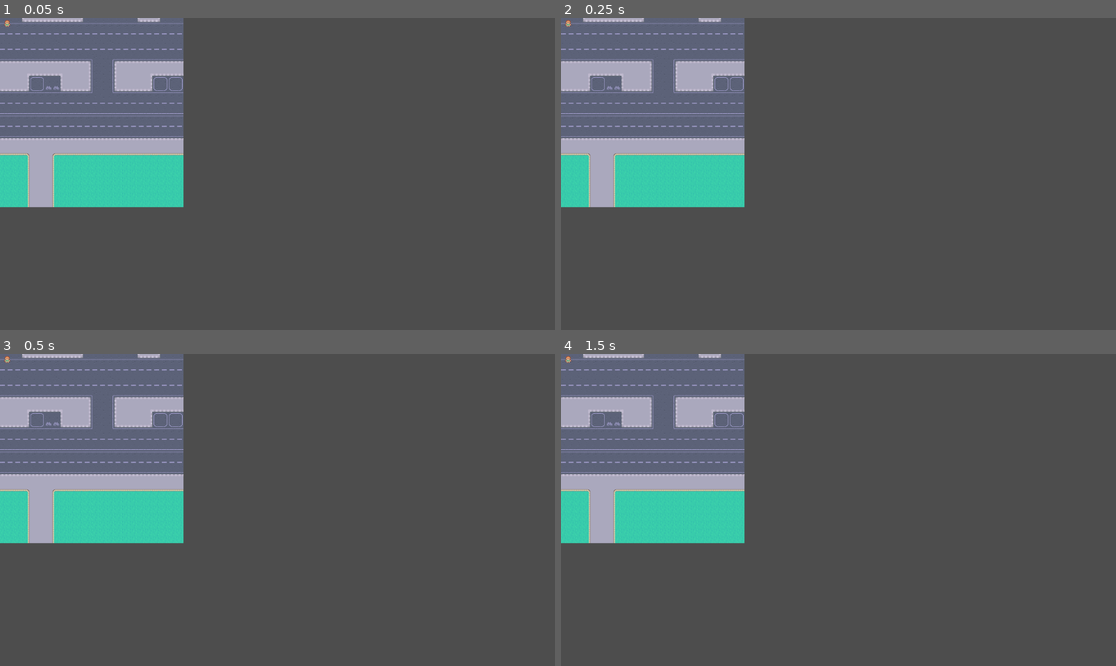
Above: before the commit, frames 1-4 (two rows, left to right).
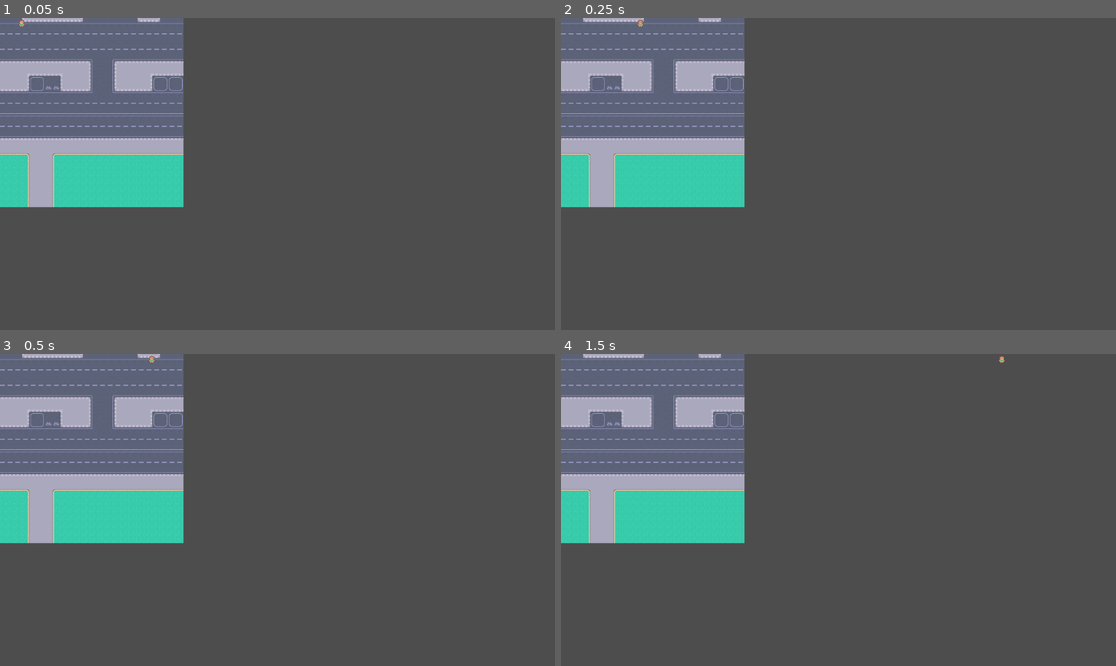
Above: after the commit, the same moments.

Repository: ledesmx/clear-code-godot
Game: Godot game, scene res://scenes/game.tscn
The game is run twice, just before and just after one commit, with the same random seed, the same clock (stepped at 60 frames per second) and the same inputs.
Inputs:
- Up to frame 1 (0.05 s): no input
- Up to frame 2 (0.25 s): no input
- Up to frame 3 (0.5 s): no input
- Up to frame 4 (1.5 s): tap Enter at 0.5 s

The runs differ from the first frame. In frame 1, less than 0.1% of the frame differs, in the area x 0-5%, y 0-3%; in frame 2, less than 0.1%; in frame 3, less than 0.1%, in the area x 0-28%, y 0-3%; in frame 4, less than 0.1%.

Commit message:
add script to player

Diff:
--- /dev/null
+++ b/frogger-game/scenes/player.gd
@@ -0,0 +1,6 @@
+extends Node2D
+
+var direction = Vector2(1, 0)
+
+func _physics_process(delta: float) -> void:
+	position += direction * 10
--- a/frogger-game/scenes/player.tscn
+++ b/frogger-game/scenes/player.tscn
@@ -1,8 +1,10 @@
 [gd_scene format=3 uid="uid://dghd7rii024ea"]
 
 [ext_resource type="Texture2D" uid="uid://bkgrir378horu" path="res://graphics/player/player_simple.png" id="1_3vyb7"]
+[ext_resource type="Script" uid="uid://d3diycmbiqi3w" path="res://scenes/player.gd" id="1_g2els"]
 
 [node name="Player" type="Node2D" unique_id=896732108]
+script = ExtResource("1_g2els")
 
 [node name="Sprite2D" type="Sprite2D" parent="." unique_id=649453413]
 texture = ExtResource("1_3vyb7")
Not shown, added: frogger-game/scenes/player.gd.uid
